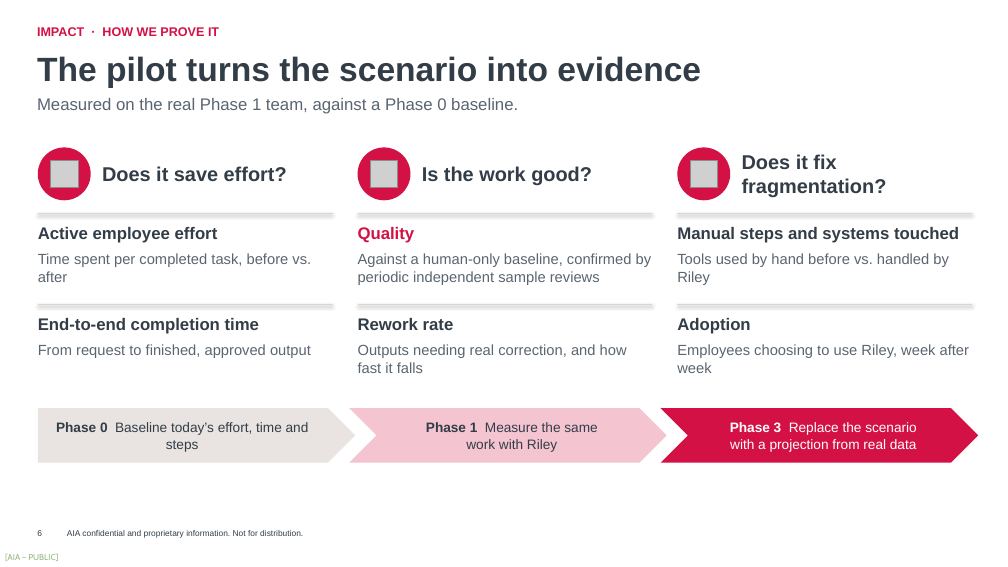
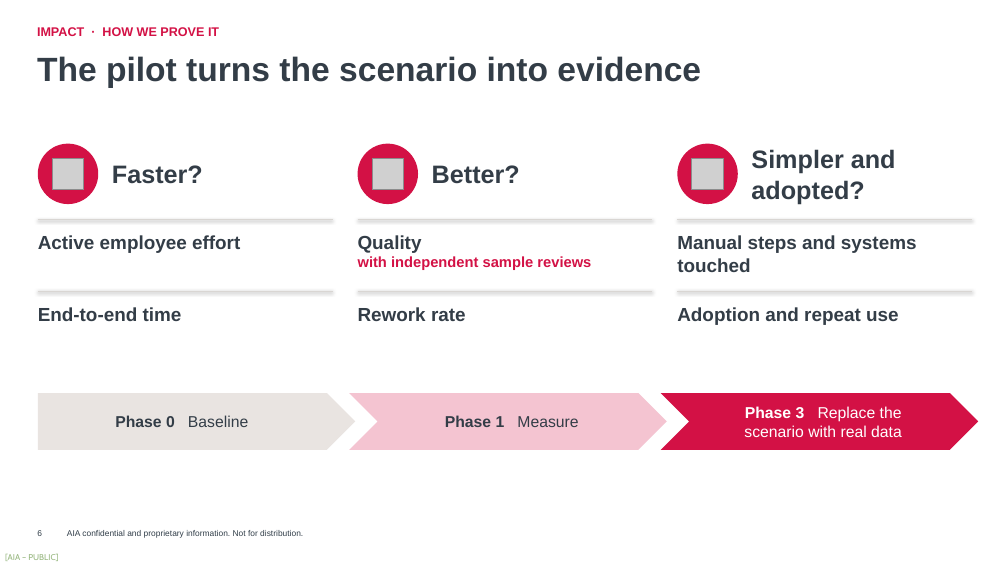
Before and after one commit to harrysokool/playground, a slide deck: slide 6 of ppt/group_inno_award/Riley_Submission_Deck_Opus.pptx. Drawn at 1008x567 pixels with LibreOffice and Linux fonts; fonts in the diff are those of the drawing; grey boxes stand for pictures; background and template pictures are left out. Boxes give left, top, right and bottom in pixels: in the first picture for what was removed or moved away, otherwise in the second. Text is boxed around its words. In the diff, an @@ line names an element or a change of style, - is before the commit and + after.

Commit message:
udpate riley deck

```diff
--- a/ppt/group_inno_award/Riley_Submission_Deck_Opus.pptx
+++ b/ppt/group_inno_award/Riley_Submission_Deck_Opus.pptx
@@ text removed at (x1=37, y1=98, x2=518, y2=114) @@
-Measured on the real Phase 1 team, against a Phase 0 baseline.
@@ ellipse resized from (x1=38, y1=147, x2=91, y2=200) to (x1=38, y1=144, x2=98, y2=204) @@
@@ ellipse resized from (x1=358, y1=147, x2=411, y2=200) to (x1=358, y1=144, x2=418, y2=204) @@
@@ ellipse resized from (x1=678, y1=147, x2=730, y2=200) to (x1=678, y1=144, x2=738, y2=204) @@
@@ text added at (x1=751, y1=149, x2=896, y2=204), 24 pt, text #333D47, bold @@
+Simpler and adopted?
@@ picture resized from (x1=51, y1=160, x2=78, y2=188) to (x1=52, y1=158, x2=84, y2=190) @@
@@ text removed at (x1=102, y1=166, x2=287, y2=181) @@
-Does it save effort?
@@ text added at (x1=112, y1=165, x2=203, y2=184), 24 pt, text #333D47, bold @@
+Faster?
@@ picture resized from (x1=371, y1=160, x2=398, y2=188) to (x1=372, y1=158, x2=404, y2=190) @@
@@ text removed at (x1=422, y1=166, x2=592, y2=185) @@
-Is the work good?
@@ text added at (x1=432, y1=165, x2=520, y2=184), 24 pt, text #333D47, bold @@
+Better?
@@ picture resized from (x1=690, y1=160, x2=718, y2=188) to (x1=692, y1=158, x2=724, y2=190) @@
@@ text removed at (x1=742, y1=154, x2=887, y2=197) @@
-Does it fix fragmentation?
@@ text "Active employee effort" moved from (x1=38, y1=227, x2=218, y2=243) to (x1=38, y1=235, x2=240, y2=253) @@
@@ text at (x1=358, y1=235, x2=591, y2=270): text changed; text colour #5A6570 to #D31145; bold on @@
-Against a human-only baseline, confirmed by periodic independent sample reviews
+Quality
+with independent sample reviews
@@ text removed at (x1=358, y1=227, x2=415, y2=243) @@
-Quality
@@ size 16 to 18 pt in 3 elements at (x1=358, y1=307, x2=466, y2=321), (x1=38, y1=235, x2=240, y2=253), (x1=677, y1=235, x2=917, y2=272) @@
@@ text "Manual steps and systems touched" moved from (x1=677, y1=227, x2=959, y2=243) to (x1=677, y1=235, x2=917, y2=272) @@
@@ 3 lines moved together from (x1=38, y1=214, x2=972, y2=214) to (x1=38, y1=219, x2=972, y2=219) @@
@@ text removed at (x1=38, y1=253, x2=311, y2=282) @@
-Time spent per completed task, before vs. after
@@ text removed at (x1=677, y1=253, x2=949, y2=285) @@
-Tools used by hand before vs. handled by Riley
@@ text at (x1=38, y1=307, x2=182, y2=321): text changed; size 16 to 18 pt @@
-End-to-end completion time
+End-to-end time
@@ text "Rework rate" moved from (x1=358, y1=318, x2=454, y2=330) to (x1=358, y1=307, x2=466, y2=321) @@
@@ text at (x1=677, y1=307, x2=899, y2=325): text changed; size 16 to 18 pt @@
-Adoption
+Adoption and repeat use
@@ text removed at (x1=38, y1=344, x2=311, y2=358) @@
-From request to finished, approved output
@@ text removed at (x1=358, y1=344, x2=627, y2=373) @@
-Outputs needing real correction, and how fast it falls
@@ text removed at (x1=677, y1=344, x2=969, y2=373) @@
-Employees choosing to use Riley, week after week
@@ 3 lines, 2 chevrons, 1 pentagon arrow moved together from (x1=38, y1=305, x2=979, y2=463) to (x1=38, y1=291, x2=979, y2=450) @@
@@ text in pentagon arrow at (x1=115, y1=415, x2=248, y2=427): text changed; size 13 to 15 pt @@
-Phase 0 Baseline today’s effort, time and steps
+Phase 0 Baseline
@@ text in chevron at (x1=445, y1=415, x2=578, y2=427): text changed; size 13 to 15 pt @@
-Phase 1 Measure the same work with Riley
+Phase 1 Measure
@@ text in chevron at (x1=744, y1=406, x2=902, y2=437): text changed; size 13 to 15 pt @@
-Phase 3 Replace the scenario with a projection from real data
+Phase 3 Replace the scenario with real data
```
Also in this commit, not shown: 10 other slides changed, 1 slide added, 1 slide removed, 1 other file.
